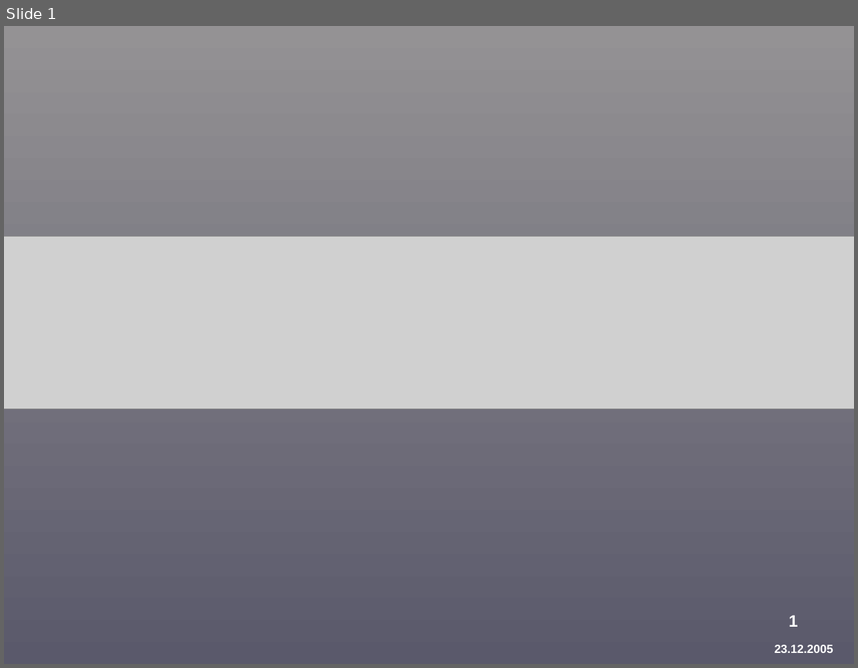
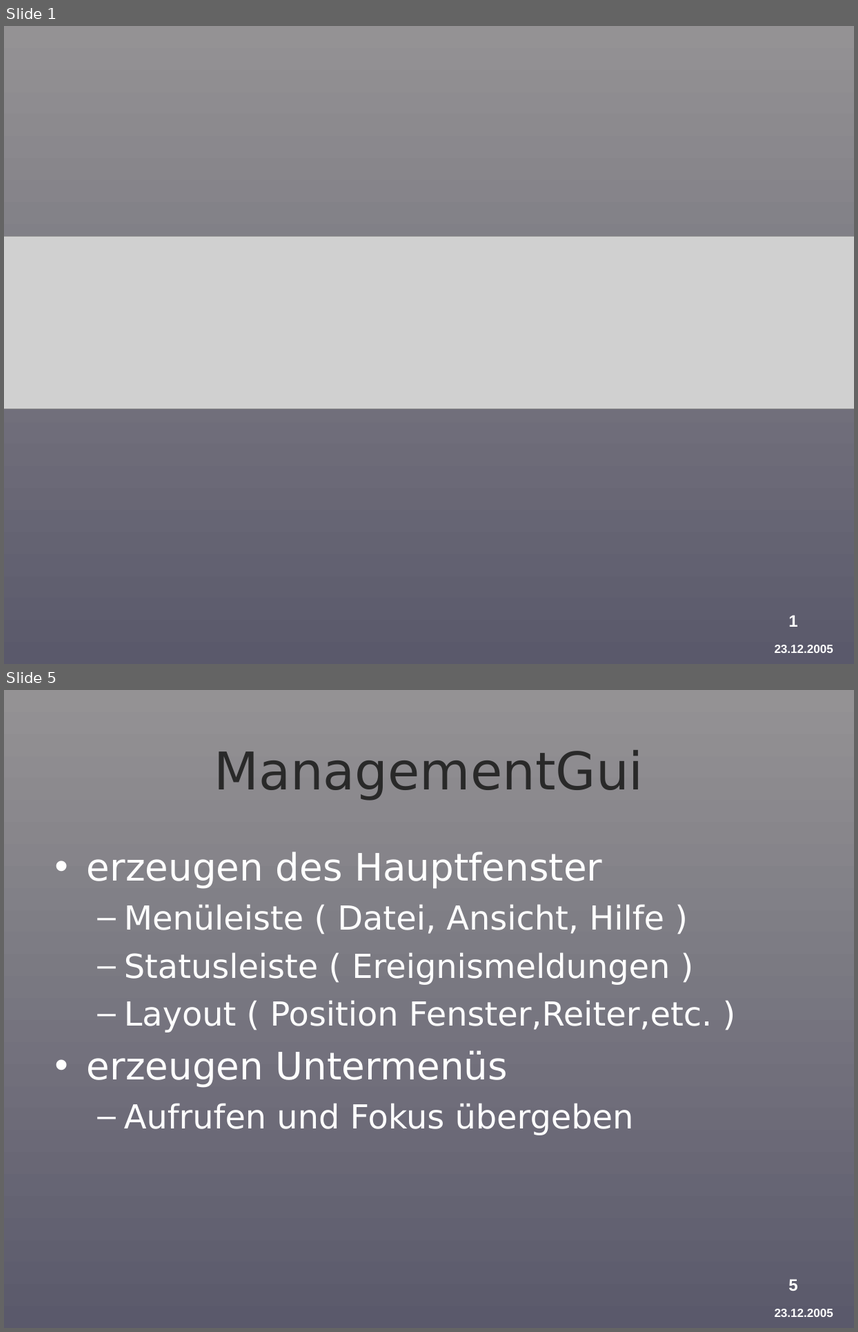
Before and after one commit to BackupTheBerlios/provirent-svn, a slide deck: docu/präsentation/Provirent-Vortrag-2-Griesch.ppt. Shown one above the other, each under a label of ours: slide 1 before the commit, slides 1 and 5 after it; the slides between them are not shown. The pictures are 858x668 and 858x1332 pixels, drawn with LibreOffice and Linux fonts; fonts in the diff are those of the drawing; grey boxes stand for pictures; background and template pictures are left out. Boxes give left, top, right and bottom in pixels: in the first picture for what was removed or moved away, otherwise in the second. Text is boxed around its words. In the diff, an @@ line names an element or a change of style, - is before the commit and + after.

```diff
--- a/docu/präsentation/Provirent-Vortrag-2-Griesch.ppt
+++ b/docu/präsentation/Provirent-Vortrag-2-Griesch.ppt
@@ slide 5 added at (4,690,854,1328), background gradient #949294 to #5A596B; not listed: 2 template elements that a slide beside it also shows @@
@@ title added at (214,750,643,800), 44 pt, text #292929 @@
+ManagementGui
@@ text added at (87,851,712,1135), 28 pt, text #FFFFFF @@
+• erzeugen des Hauptfenster
+  – Menüleiste ( Datei, Ansicht, Hilfe )
+  – Statusleiste ( Ereignismeldungen )
+  – Layout ( Position Fenster,Reiter,etc. )
+• erzeugen Untermenüs
+  – Aufrufen und Fokus übergeben
```
Also in this commit, not shown: 2 slides changed, 5 other slides added, 2 slides removed, 1 other file.
